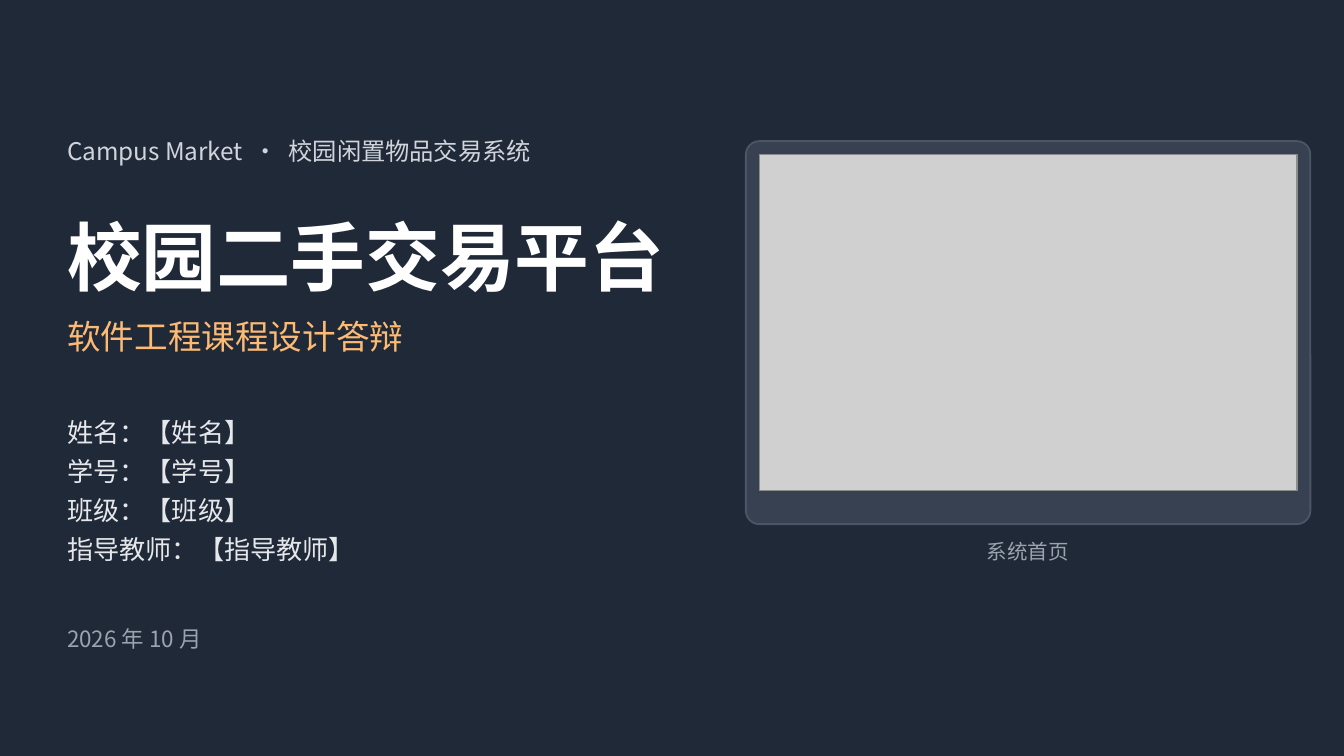
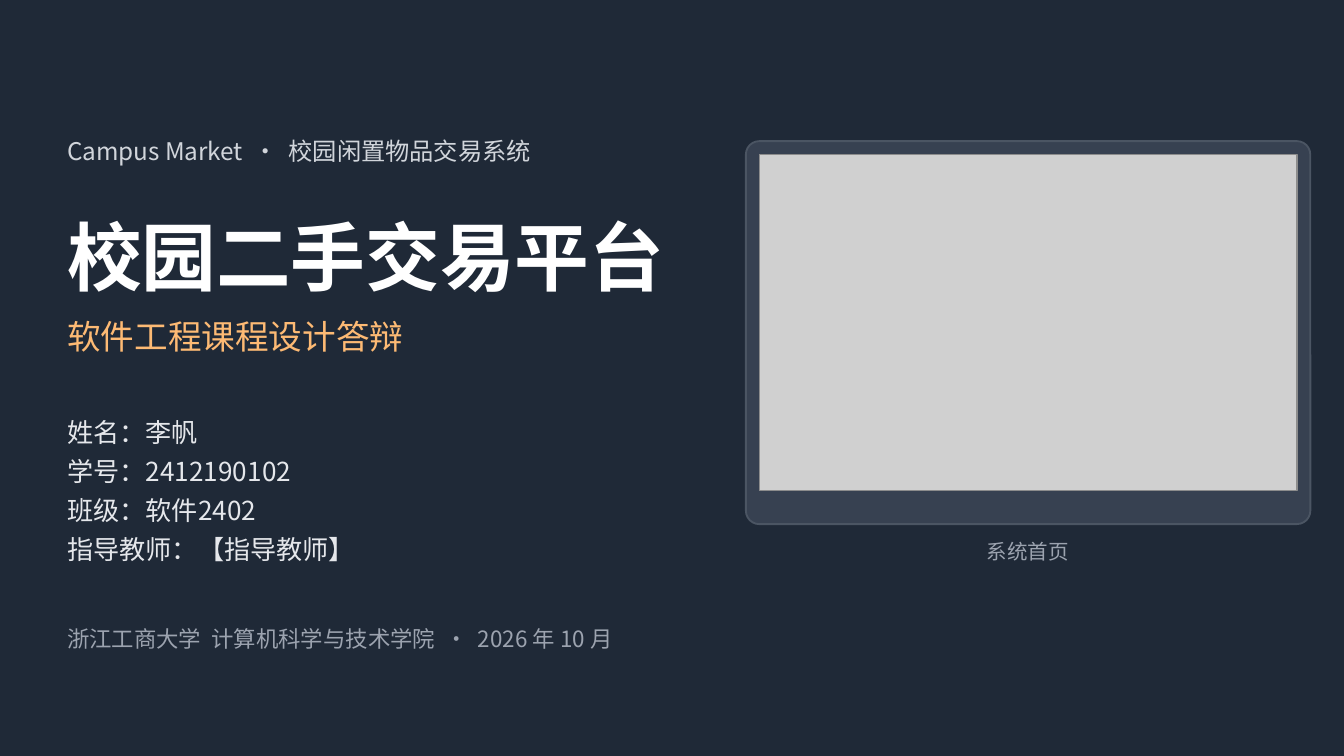
Before and after one commit to lifan-777/chat666, a slide deck: slide 1 of docs/06-答辩演示.pptx. Drawn at 1344x756 pixels with LibreOffice and Linux fonts; fonts in the diff are those of the drawing; grey boxes stand for pictures. Boxes give left, top, right and bottom in pixels: in the first picture for what was removed or moved away, otherwise in the second. Text is boxed around its words. In the diff, an @@ line names an element or a change of style, - is before the commit and + after.

```diff
--- a/docs/06-答辩演示.pptx
+++ b/docs/06-答辩演示.pptx
@@ text at (67,420,291,522): text changed @@
-姓名：【姓名】
-学号：【学号】
-班级：【班级】
+姓名：李帆
+学号：2412190102
+班级：软件2402
@@ text at (67,628,612,649): text changed @@
-2026 年 10 月
+浙江工商大学 计算机科学与技术学院 · 2026 年 10 月
```
Also in this commit, not shown: 11 other files.
